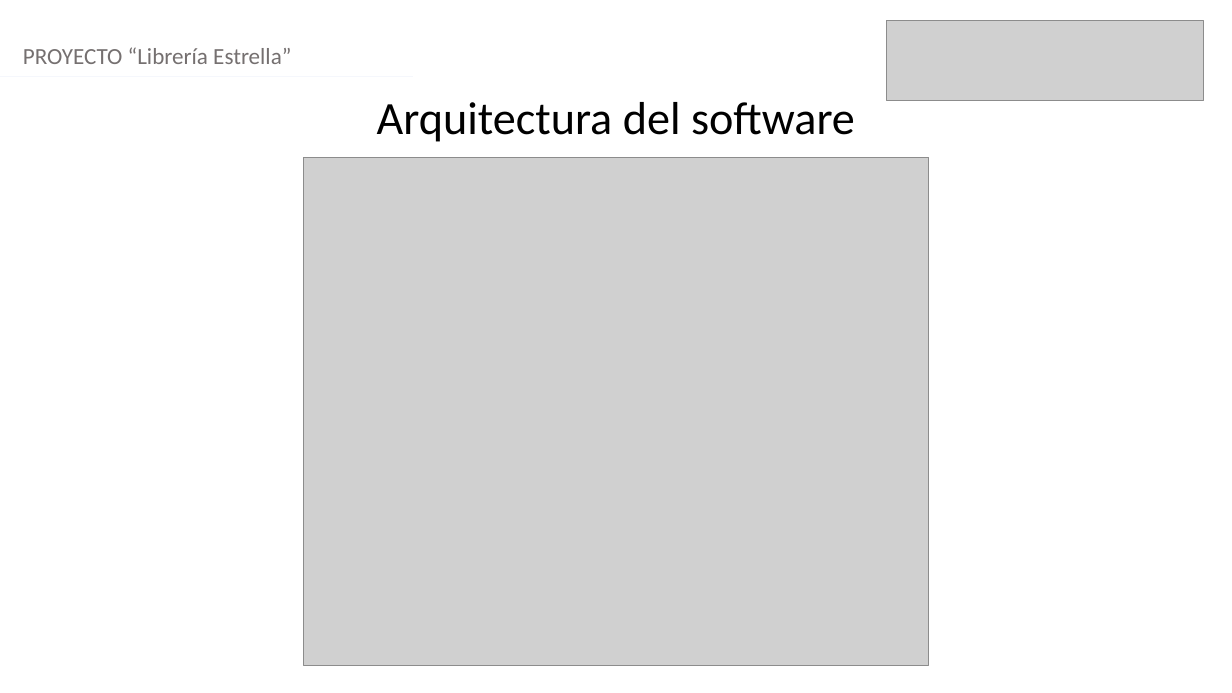
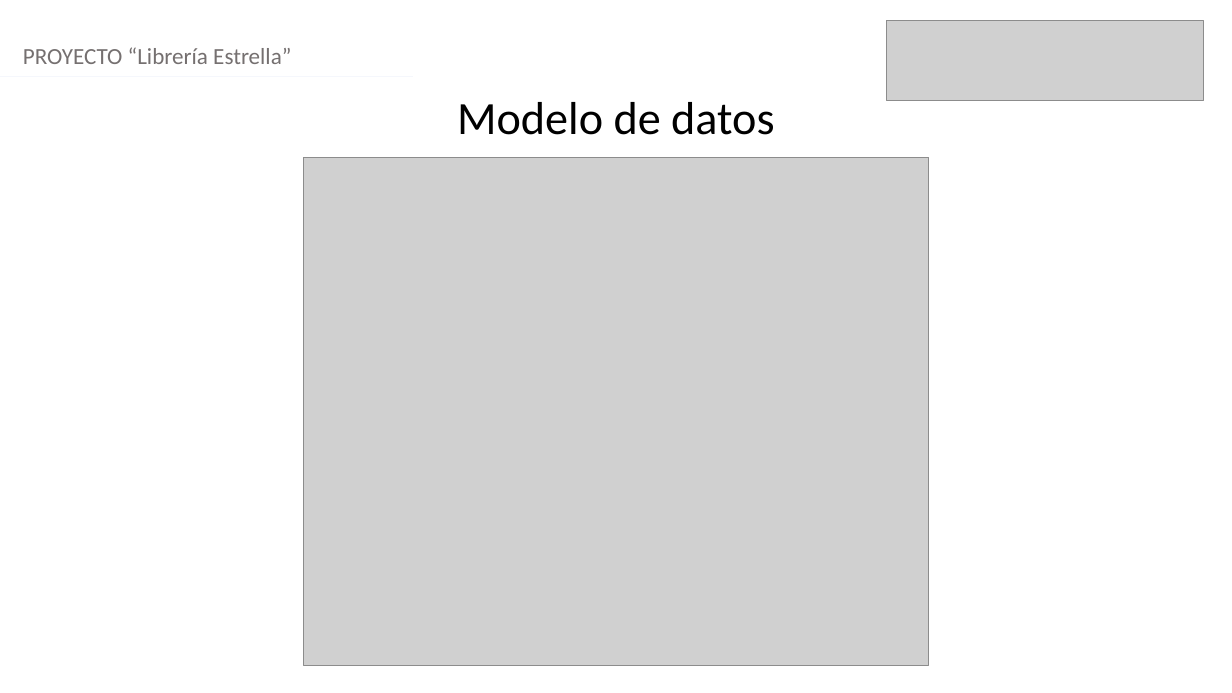
Before and after one commit to Kazzy98/SavagesV2, a slide deck: slide 5 of Fase 3/Evidencias Grupales/Libreria Estrella.pptx (slide 6 before the commit). Drawn at 1232x693 pixels with LibreOffice and Linux fonts; fonts in the diff are those of the drawing; grey boxes stand for pictures. Boxes give left, top, right and bottom in pixels: in the first picture for what was removed or moved away, otherwise in the second. Text is boxed around its words. In the diff, an @@ line names an element or a change of style, - is before the commit and + after.

```diff
--- a/Fase 3/Evidencias Grupales/Libreria Estrella.pptx
+++ b/Fase 3/Evidencias Grupales/Libreria Estrella.pptx
@@ text at [457,102,774,135]: text changed @@
-Arquitectura del software
+Modelo de datos
```
Also in this commit, not shown: 2 other slides changed, 2 slides removed.
